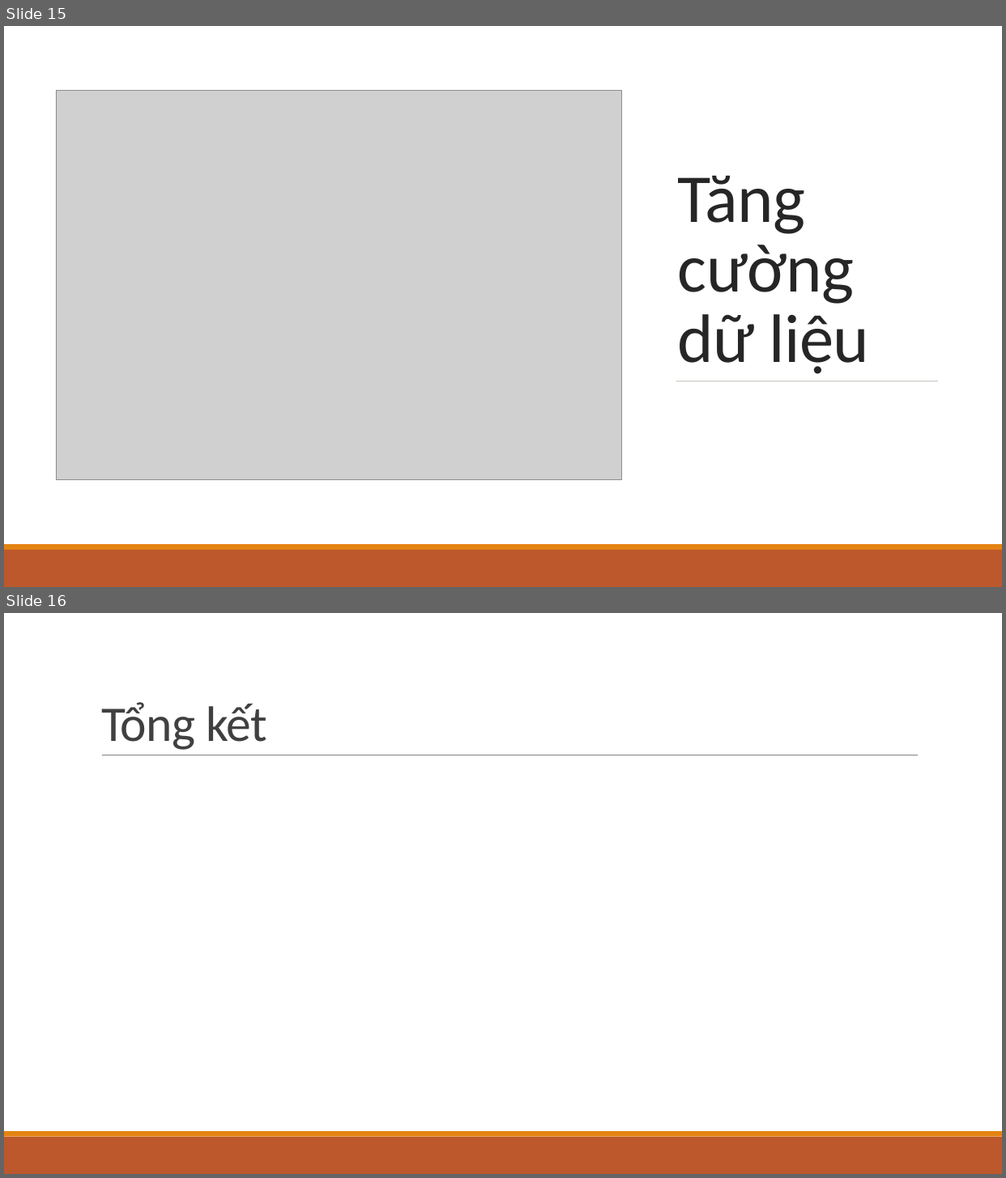
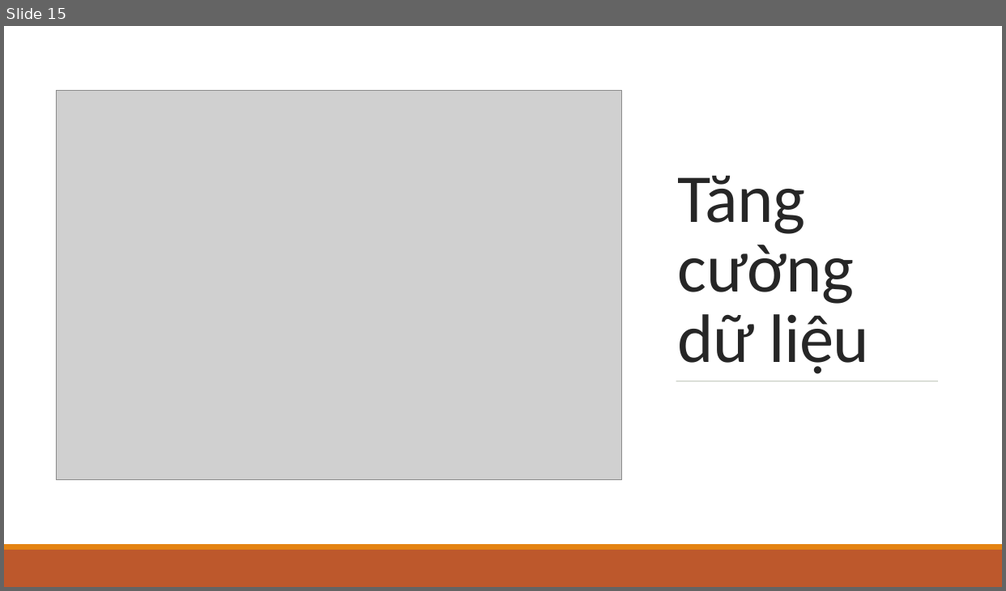
Before and after one commit to hoangphuc1998/DataScienceFinalProject, a slide deck: DataScience.pptx. Shown one above the other, each under a label of ours: slides 15 and 16 before the commit, slide 15 after it. The pictures are 1006x1178 and 1006x591 pixels, drawn with LibreOffice and Linux fonts; fonts in the diff are those of the drawing; grey boxes stand for pictures. Boxes give left, top, right and bottom in pixels: in the first picture for what was removed or moved away, otherwise in the second. Text is boxed around its words. In the diff, an @@ line names an element or a change of style, - is before the commit and + after.

```diff
--- a/DataScience.pptx
+++ b/DataScience.pptx
@@ slide 16 removed at [4,613,1002,1174], background #FFFFFF @@
@@ title removed at [101,702,267,750] @@
-Tổng kết
@@ line removed from (102, 756) to (918, 756) @@
@@ rectangle removed at [4,1137,1002,1174] @@
@@ rectangle removed at [4,1131,1002,1137] @@
```
Also in this commit, not shown: 1 slide changed, 2 slides added, 1 other file.
